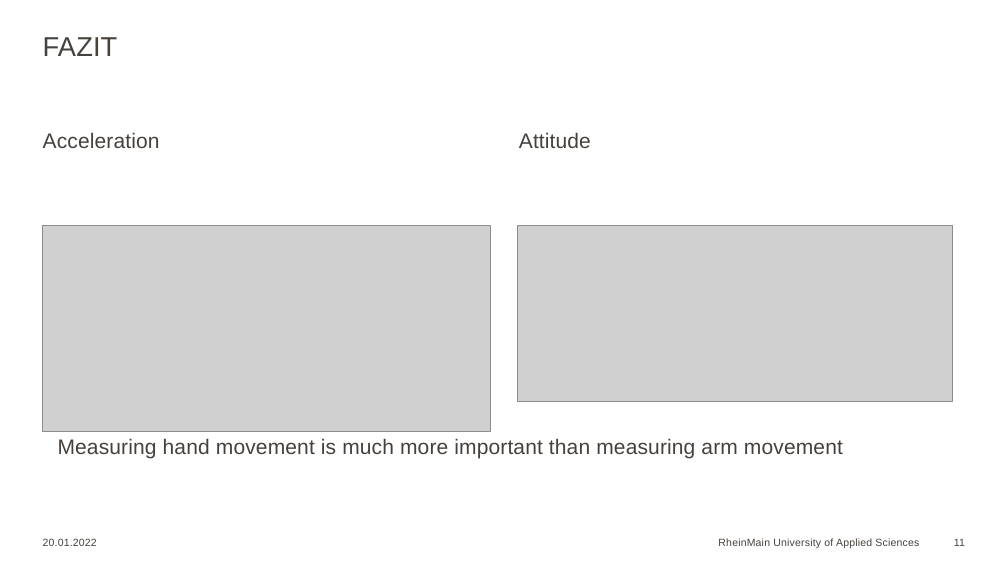
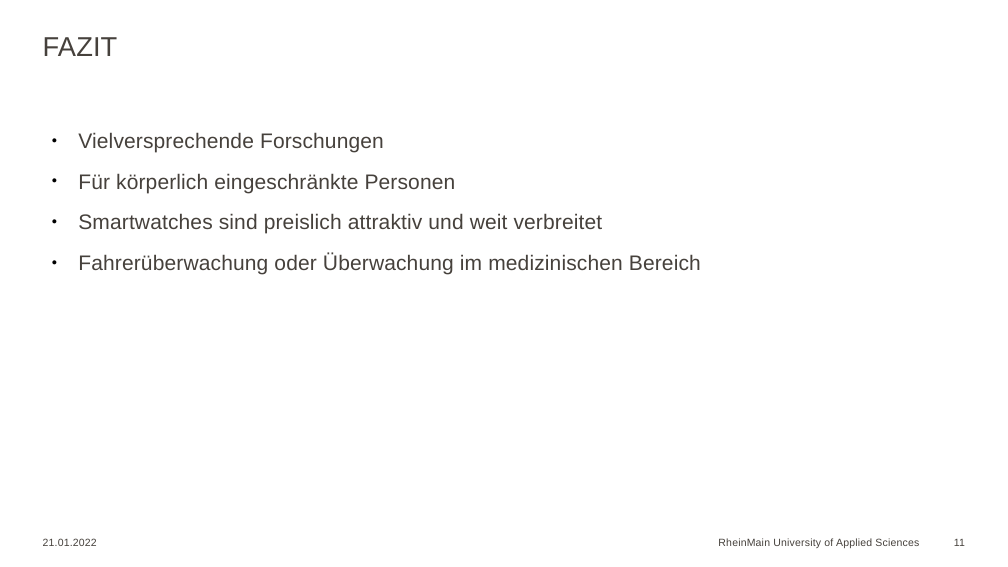
Before and after one commit to Georgios24816/hsrm, a slide deck: slide 11 of 5/Seminar/Georgios_Markou_10.odp. Drawn at 1008x567 pixels with LibreOffice and Linux fonts; fonts in the diff are those of the drawing; grey boxes stand for pictures; background and template pictures are left out. Boxes give left, top, right and bottom in pixels: in the first picture for what was removed or moved away, otherwise in the second. Text is boxed around its words. In the diff, an @@ line names an element or a change of style, - is before the commit and + after.

```diff
--- a/5/Seminar/Georgios_Markou_10.odp
+++ b/5/Seminar/Georgios_Markou_10.odp
@@ text at (x1=78, y1=132, x2=701, y2=274): text changed @@
-Acceleration Attitude
-Measuring hand movement is much more important than measuring arm movement
+● Vielversprechende Forschungen
+● Für körperlich eingeschränkte Personen
+● Smartwatches sind preislich attraktiv und weit verbreitet
+● Fahrerüberwachung oder Überwachung im medizinischen Bereich
@@ picture removed at (x1=42, y1=225, x2=491, y2=431) @@
@@ picture removed at (x1=517, y1=225, x2=952, y2=401) @@
@@ text at (x1=43, y1=538, x2=97, y2=546): text changed @@
-20.01.2022
+21.01.2022
```
Also in this commit, not shown: 8 other slides changed, 1 slide added, 1 slide removed, 5 other files.
